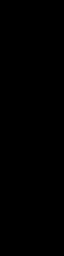
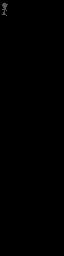
Revision of a layered 64×256 image; what changed, layer by layer:
painted on "Background" over [2, 3, 8, 16]
